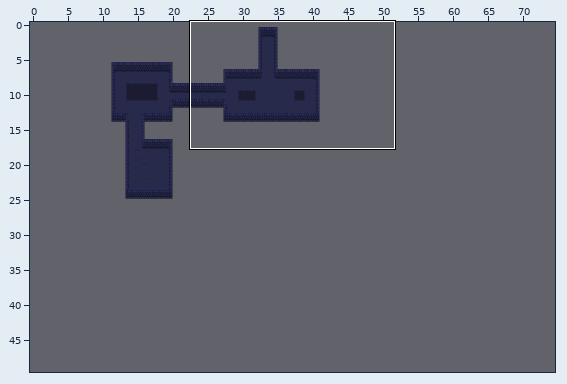
Tiled map: assets/level.tmx. Above, an overview of the earlier version with the close-up marked.
Close-up. Before the edit:
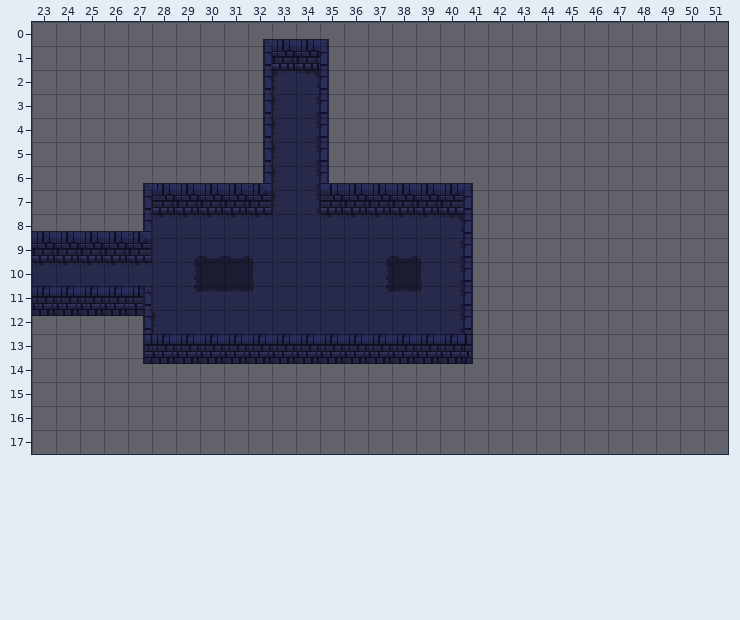
Cells are 16x16 px. Shown: x 23..51, y 0..17. The commit also changed other parts of the map, which this record leaves out. The old version is drawn lined up with the new one.
Once edited:
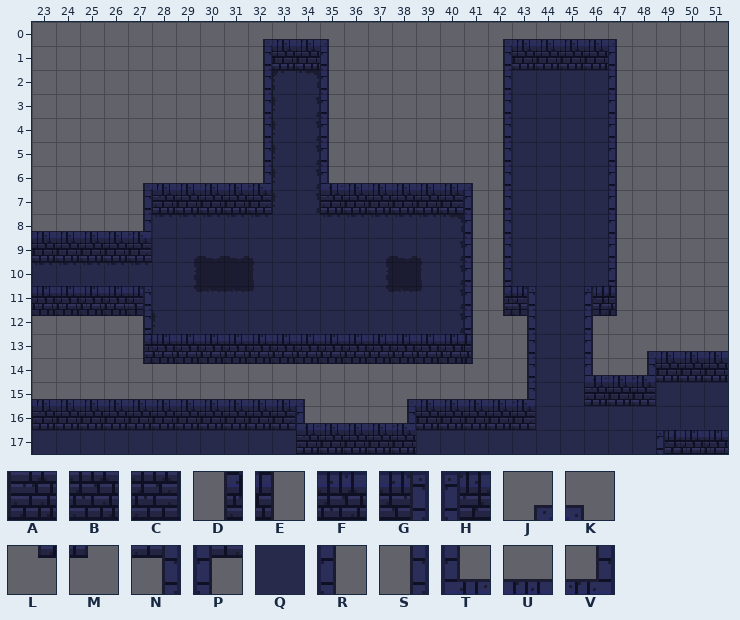
Key: from "default": A 3, B 4, C 5, D 6, E 7, F 8, G 9, H 10, J 19, K 21, L 22, M 23, N 25, P 26, Q 33, R 35, S 37, T 51, U 52, V 53.
_ is an empty cell.
What changed:
Changed rows in their new state; . is an unchanged cell.
map size 50x50 -> 75x50 cells
Layer "background":
first column x 23:
 0 ...................JUUUUK....
 1 ...................SBBBBR....
 2 ...................SQQQQR....
 3 ...................SQQQQR....
 4 ...................SQQQQR....
 5 ...................SQQQQR....
 6 ...................SQQQQR....
 7 ...................SQQQQR....
 8 ...................SQQQQR....
 9 ...................SQQQQR....
10 ...................SQQQQR....
11 .....................QQ......
12 ....................SQQR.....
13 ....................SQQR.JUUU
14 ....................SQQTUVBBB
15 UUUUUUUUUUUK...JUUUUVQQABCQQQ
16 ABBBBBBBBBCTUUUVBBBBCQQQQQQQQ
17 QQQQQQQQQQQABBBBQQQQQQQQQQ...
Layer "foreground":
first column x 42:
11 DG..HE
12 LN..PM
first column x 49:
17 HFF
